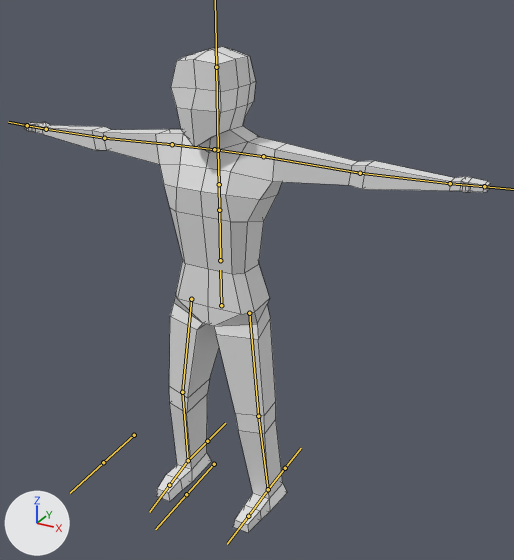
The FBX model Assets/Models/Characters/human_person.fbx: old version first, new version second.
The view is the same before and after, from a 50 mm camera at (4.18, -6.67, 6.52) aimed at (0.46, 0.1, 3.13). The lights are fixed; the arrows at lower left show +X, +Y and +Z. Both versions are drawn at frame 1 of the action 'Armature|Movement'; the numbers are the values there. The bones that bend it are drawn over the model as lines. Mesh edges are drawn as thin lines.
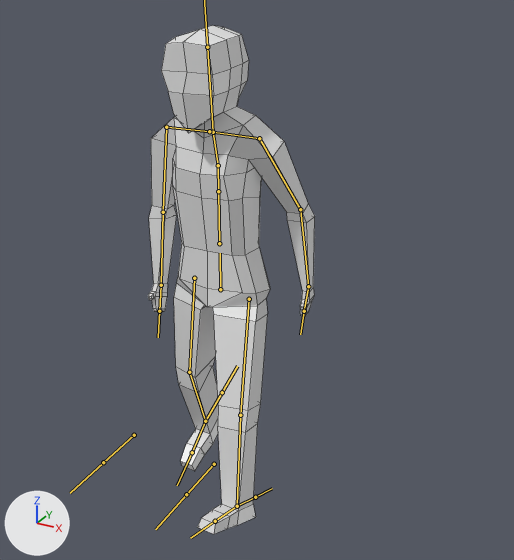
Boxes [x1, y1, x2, y2] around the edits, measured in the pictures (514 x 560 px):
'Cube', posed (64% narrower)
    before: [24, 47, 491, 533]
    after: [148, 26, 315, 534]
bone 'Root', root to tip
    before: (221, 305) to (220, 270)
    after: (220, 289) to (220, 253)
bone 'Spine3', root to tip
    before: (219, 184) to (218, 150)
    after: (218, 165) to (213, 132)
bone 'Bone.004', root to tip
    before: (218, 150) to (216, 67)
    after: (213, 132) to (207, 47)
bone 'UpperArm.L', root to tip
    before: (263, 156) to (360, 173)
    after: (259, 138) to (300, 209)
bone 'LowerArm.L', root to tip
    before: (360, 173) to (450, 183)
    after: (300, 209) to (308, 286)
bone 'Hand.L', root to tip
    before: (450, 183) to (484, 186)
    after: (308, 286) to (304, 311)
bone 'UpperArm.R', root to tip
    before: (172, 144) to (104, 138)
    after: (166, 127) to (163, 212)
bone 'LowerArm.R', root to tip
    before: (104, 138) to (46, 129)
    after: (163, 212) to (161, 285)
bone 'Hand.R', root to tip
    before: (46, 129) to (27, 125)
    after: (161, 285) to (159, 311)
bone 'UpperLeg.L', root to tip
    before: (249, 313) to (258, 416)
    after: (249, 299) to (240, 415)
bone 'LowerLeg.L', root to tip
    before: (258, 416) to (268, 489)
    after: (240, 415) to (237, 506)
bone 'Foot.L', root to tip
    before: (268, 489) to (248, 516)
    after: (237, 506) to (215, 521)
bone 'UpperLeg.R', root to tip
    before: (191, 299) to (182, 392)
    after: (194, 278) to (189, 372)
bone 'LowerLeg.R', root to tip
    before: (182, 392) to (188, 460)
    after: (189, 372) to (205, 421)
bone 'Foot.R', root to tip
    before: (188, 460) to (169, 485)
    after: (205, 421) to (192, 452)

What the commit changed:
Bone 'Root' (bone_root) moves from (0.0, 0.0, 0.0) to (0.01, 0.33, 0.03).
Bone 'Spine3' (bone_spine3) turns from (0, 0, 0) to (13, 0, 0) degrees about its own x, y and z.
Bone 'Bone.004' (bone_bone_004) turns from (0, 0, 0) to (-8, 0, 0) degrees about its own x, y and z.
Bone 'UpperArm.L' (bone_upperarm_l) turns from (0, 0, 0) to (-17, 8, -74) degrees about its own x, y and z.
Bone 'LowerArm.L' (bone_lowerarm_l) turns from (0, 0, 0) to (27, -7, -10) degrees about its own x, y and z.
Bone 'Hand.L' (bone_hand_l) turns from (0, 0, 0) to (-2, -4, -17) degrees about its own x, y and z.
Bone 'UpperArm.R' (bone_upperarm_r) turns from (0, 0, 0) to (8, -7, 76) degrees about its own x, y and z.
Bone 'LowerArm.R' (bone_lowerarm_r) turns from (0, 0, 0) to (7, 7, 13) degrees about its own x, y and z.
Bone 'Hand.R' (bone_hand_r) turns from (0, 0, 0) to (16, 11, 16) degrees about its own x, y and z.
Bone 'UpperLeg.L' (bone_upperleg_l) moves from (0.0, 0.0, 0.0) to (0.01, 0.05, 0.0).
Bone 'UpperLeg.L' (bone_upperleg_l) turns from (0, -2, 0) to (17, -3, -1) degrees about its own x, y and z.
Bone 'LowerLeg.L' (bone_lowerleg_l) turns from (0, 0, 0) to (-3, 0, -1) degrees about its own x, y and z.
Bone 'Foot.L' (bone_foot_l) turns from (0, 0, 2) to (-9, 1, 1) degrees about its own x, y and z.
Bone 'UpperLeg.R' (bone_upperleg_r) moves from (0.0, 0.0, 0.0) to (0.0, -0.05, -0.12).
Bone 'UpperLeg.R' (bone_upperleg_r) turns from (0, 2, 0) to (-3, 0, 1) degrees about its own x, y and z.
Bone 'LowerLeg.R' (bone_lowerleg_r) turns from (0, 0, 0) to (-15, -9, -1) degrees about its own x, y and z.
Bone 'Foot.R' (bone_foot_r) turns from (0, 0, -2) to (7, 1, 7) degrees about its own x, y and z.
